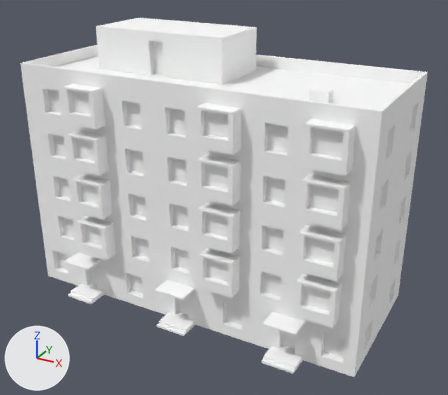
The glTF model godot/models/building_walkup_c.glb: old version first, new version second.
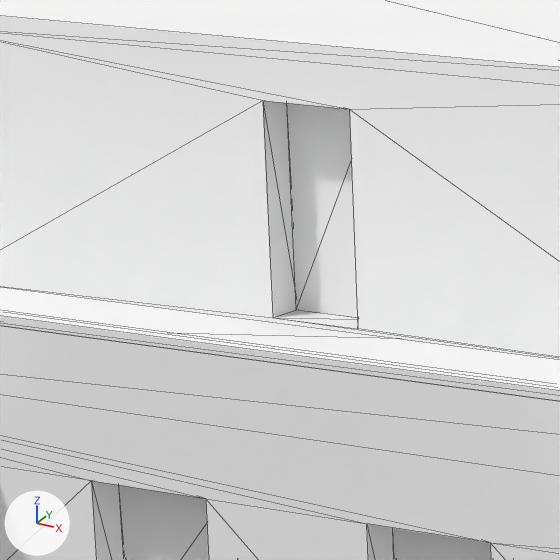
Each version appears first whole from a 50 mm lens placed at (20.2, -30.6, 25.4), pointed at (1.0, 4.3, 8.0), and next in a close-up on the part from 24% to 44% of the width and 6% to 29% of the height. The axes (+X, +Y, +Z) are drawn at lower left. The lights are the same throughout. The older version's two pictures come first. The close-ups show mesh edges as thin lines. Vertices at exactly the same position are counted once.

In view in the first close-up: 'masonry', 'masonry_front_pane_23', 'masonry_front_pane_24', 'roof_cap_z1', 'roof_equipment_room', 'roof_equipment_room_front_pane_0', 'roof_parapet_z1', 'roof_room_lid'.
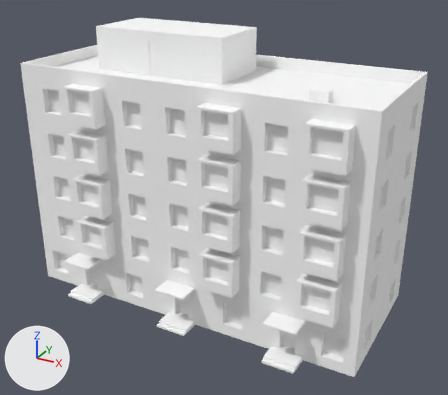
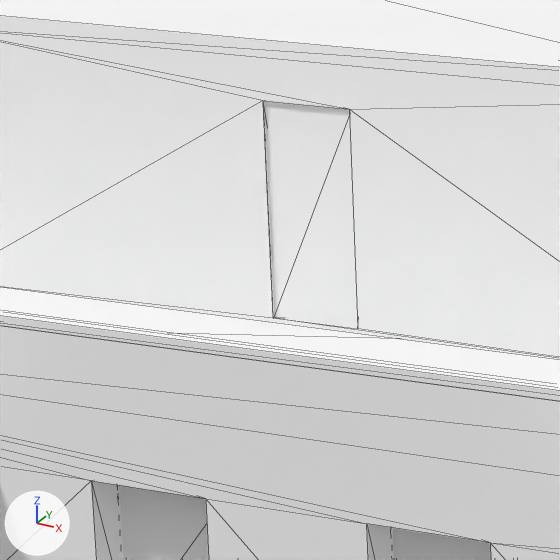
What the commit changed:
me_roof_equipment_room is used by ob_roof_equipment_room; location (0.0, 0.0, 0.0).
me_roof_equipment_room had 16 vertices, 28 faces and spanned x -9.0..1.0, y 4.0..9.0, z 16.0..18.8.
me_roof_equipment_room now has 24 vertices, 40 faces and spans x -9.0..1.0, y 4.0..9.0, z 16.0..18.8.
Part 1, on me_roof_equipment_room:
8 faces are deleted.
8 new faces join them.
Other edits to the shape of me_roof_equipment_room do not show in these pictures.
me_roof_equipment_room_front_pane_0 is used by ob_roof_equipment_room_front_pane_0; location (0.0, 0.0, 0.0).
me_roof_equipment_room_front_pane_0 had 8 vertices, 12 faces and spanned x -4.55..-3.45, y 4.44..4.48, z 16.05..18.35.
me_roof_equipment_room_front_pane_0 now has 8 vertices, 12 faces and spans x -4.57..-3.43, y 4.04..4.08, z 16.03..18.37.
me_roof_equipment_room_front_pane_0 part 2: the whole mesh is scaled about its middle by (1.04, 1, 1.02), then moved by (0.0, -0.4, 0.0).

Pixel boxes (x1, y1, x2, y2) of what changed, in the close-ups (560 x 560 px; the box of a moved part takes in the faces that stretch with it):
'roof_equipment_room_front_pane_0', moved, rescaled: before (287, 103, 357, 318); after (265, 101, 358, 328)
part 1 of me_roof_equipment_room, moved or reshaped: (263, 101, 358, 329) in both
